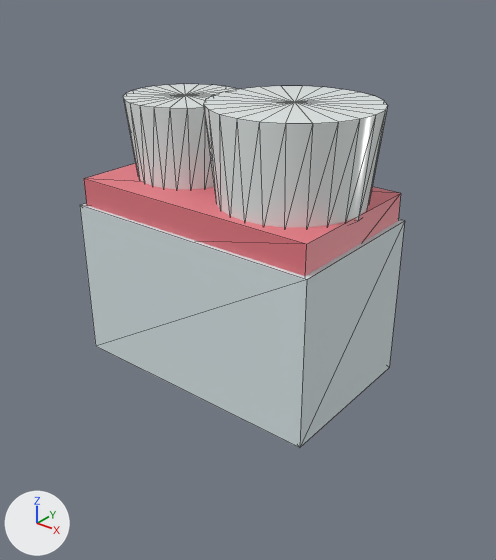
What one commit did to the glTF model apps/web/public/models/deep-cleaning-periodontics.glb.
One viewpoint serves both versions: a 50 mm lens placed at (4.41, -5.34, 2.46), pointed at (0.23, -0.11, -0.79). The axes (+X, +Y, +Z) are drawn at lower left. The lights are the same throughout. The picture after the commit comes second. Mesh edges are drawn as thin lines. Where no turn or scale is listed for an object, it has been applied to the vertices. Vertices at exactly the same position are counted once.

In view in the first picture: 'Mesh_Alveolar_Bone_Crest', 'Mesh_Periodontal_Pocket', 'Mesh_Tooth_Molar_Crown', 'Mesh_Tooth_Premolar_Crown'.
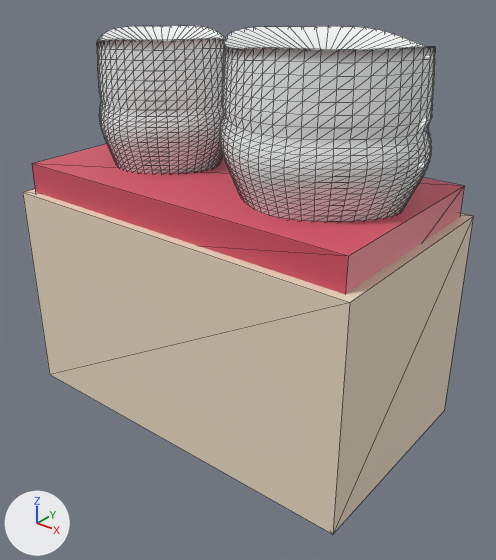
The change in detail:
Material 'Material_0' (mat_material_0) changes colour from white #d9e5e7 to beige #ecdcc4; in linear values from (0.694, 0.784, 0.799) to (0.839, 0.716, 0.552).
Material 'Mat_Gingival_Pocket' (mat_mat_gingival_pocket) changes colour from pink #e87a84 to red #d95368; in linear values from (0.807, 0.195, 0.231) to (0.694, 0.0865, 0.138).
me_mesh_0 is used by ob_mesh_alveolar_bone_crest; location (0.0, 0.0, -1.0).
me_mesh_0 had 8 vertices, 12 faces and spanned x -1.5..1.5, y -0.9..0.9, z -0.9..0.9.
me_mesh_0 now has 8 vertices, 12 faces and spans x -2.1..2.1, y -1.2..1.2, z -1.2..1.2.
me_mesh_0 part 1: the whole mesh is scaled about its middle by (1.4, 1.33, 1.33).
me_mesh_1 is used by ob_mesh_periodontal_pocket; location (0.0, 0.0, -0.15).
me_mesh_1 had 8 vertices, 12 faces and spanned x -1.45..1.45, y -0.85..0.85, z -0.35..0.35.
me_mesh_1 now has 8 vertices, 12 faces and spans x -2.0..2.0, y -1.1..1.1, z -0.43..0.43.
me_mesh_1 part 2: the whole mesh is scaled about its middle by (1.38, 1.29, 1.21).
me_mesh_2 is used by ob_mesh_tooth_premolar_crown; location (-0.7, 0.0, 0.6).
me_mesh_2 had 52 vertices, 96 faces and spanned x -0.65..0.65, y -0.65..0.65, z -0.45..0.45.
me_mesh_2 now has 1226 vertices, 2352 faces and spans x -0.787..0.787, y -0.758..0.758, z 0.0..1.557.
me_mesh_2 part 3: 52 vertices removed from x -0.65..0.65, y -0.65..0.65, z -0.45..0.45; 1226 vertices added at x -0.787..0.787, y -0.758..0.758, z 0.0..1.557.
me_mesh_4 is used by ob_mesh_tooth_molar_crown; location (0.7, 0.0, 0.65).
me_mesh_4 had 52 vertices, 96 faces and spanned x -0.85..0.85, y -0.85..0.85, z -0.5..0.5.
me_mesh_4 now has 1226 vertices, 2352 faces and spans x -1.05..1.05, y -0.93..0.93, z 0.0..1.66.
me_mesh_4 part 4: 52 vertices removed from x -0.85..0.85, y -0.85..0.85, z -0.5..0.5; 1226 vertices added at x -1.05..1.05, y -0.93..0.93, z 0.0..1.66.
Object 'Mesh_Alveolar_Bone_Crest' (ob_mesh_alveolar_bone_crest) moves from (0.0, 0.0, -1.0) to (0.0, 0.0, -1.2).
Object 'Mesh_Periodontal_Pocket' (ob_mesh_periodontal_pocket) moves from (0.0, 0.0, -0.15) to (0.0, 0.0, -0.1).
Object 'Mesh_Tooth_Premolar_Crown' (ob_mesh_tooth_premolar_crown) moves from (-0.7, 0.0, 0.6) to (-1.0, 0.0, 0.1).
Object 'Mesh_Tooth_Molar_Crown' (ob_mesh_tooth_molar_crown) moves from (0.7, 0.0, 0.65) to (1.0, 0.0, 0.1).

Location of each change, [x1, y1, x2, y2] in pixels of the pictures (496 x 560 px):
'Mesh_Alveolar_Bone_Crest', recoloured, moved, rescaled (38% wider, 41% taller): before [80, 204, 405, 448]; after [23, 189, 473, 534]
'Mesh_Tooth_Molar_Crown', reshaped, moved (17% wider, 39% taller): before [204, 86, 388, 227]; after [220, 26, 436, 222]
'Mesh_Periodontal_Pocket', recoloured, rescaled (36% wider, 32% taller): before [84, 163, 401, 276]; after [32, 144, 464, 294]
'Mesh_Tooth_Premolar_Crown', reshaped, moved: before [123, 84, 238, 189]; after [97, 26, 225, 173]
